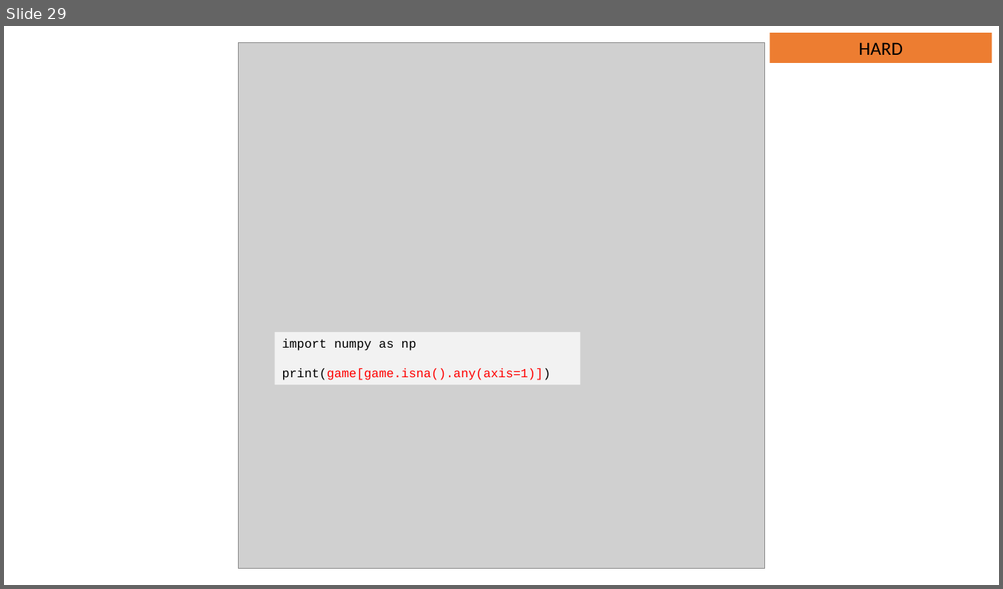
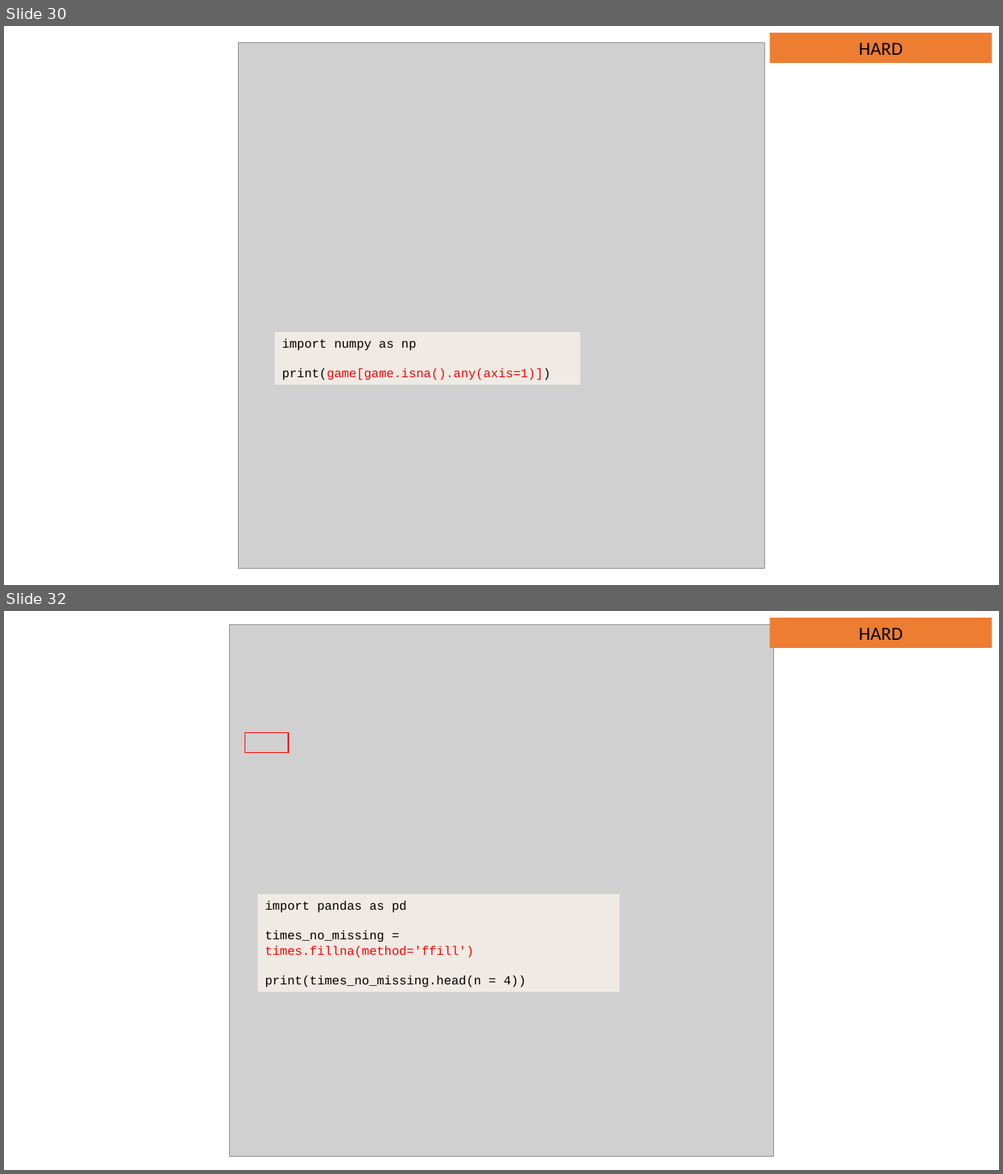
Before and after one commit to JNYH/DataCamp_Assessment, a slide deck: Data_Management.pptx. Shown one above the other, each under a label of ours: slide 29 before the commit, slides 30 and 32 after it; the slides between them are not shown. The pictures are 1003x589 and 1003x1174 pixels, drawn with LibreOffice and Linux fonts; fonts in the diff are those of the drawing; grey boxes stand for pictures. Boxes give left, top, right and bottom in pixels: in the first picture for what was removed or moved away, otherwise in the second. Text is boxed around its words. In the diff, an @@ line names an element or a change of style, - is before the commit and + after.

```diff
--- a/Data_Management.pptx
+++ b/Data_Management.pptx
@@ slide 32 added at (4,611,999,1170), background #FFFFFF @@
@@ picture added at (229,624,774,1157) @@
@@ rectangle added at (769,618,992,647), fill #ED7D31, 18 pt, text #000000 @@
+HARD
@@ rectangle added at (245,732,288,753), outline #FF0000 1 pt @@
@@ rectangle added at (258,894,620,992), fill #EFEBE4, 12 pt, text #000000 @@
+import pandas as pd
+times_no_missing = times.fillna(method='ffill')
+print(times_no_missing.head(n = 4))
@@ what was slide 29 is now slide 30 @@
```
Also in this commit, not shown: 27 other slides changed, 6 other slides added, 1 slide removed.
